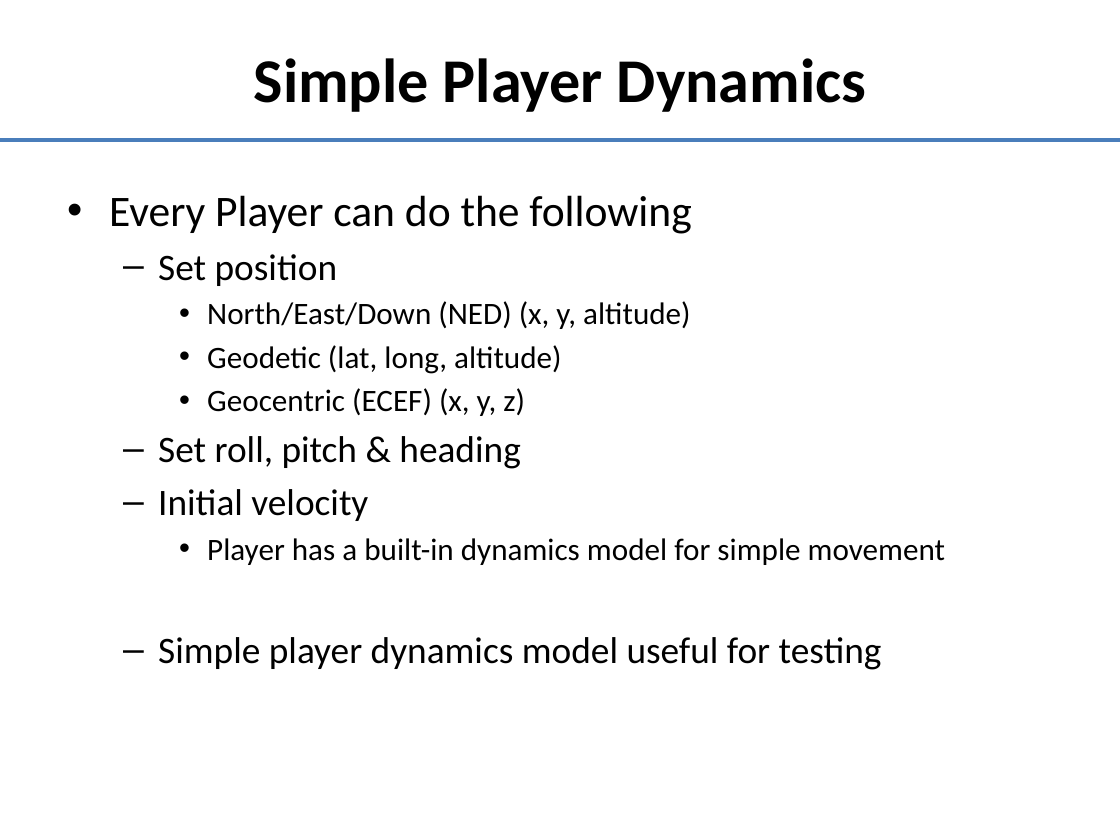
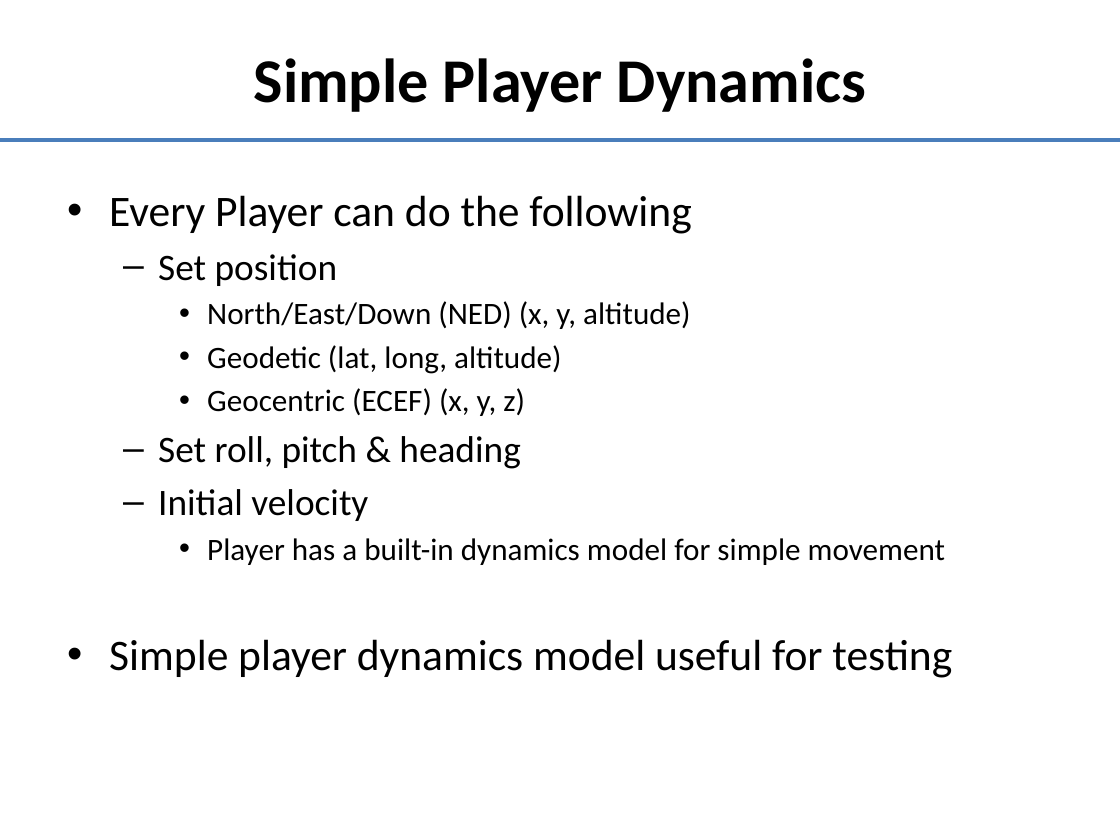
Before and after one commit to doughodson/OpenEaagles, a slide deck: slide 5 of doc/umlDiagrams/player-control-logic.pptx. Drawn at 1120x840 pixels with LibreOffice and Linux fonts; fonts in the diff are those of the drawing. Boxes give left, top, right and bottom in pixels: in the first picture for what was removed or moved away, otherwise in the second. Text is boxed around its words. In the diff, an @@ line names an element or a change of style, - is before the commit and + after.

```diff
--- a/doc/umlDiagrams/player-control-logic.pptx
+++ b/doc/umlDiagrams/player-control-logic.pptx
@@ text at (109,639,952,678): size 24 to 28 pt in "Simple player dynamics model useful for testing"; bullet – to •; list level 2 to 1 in "Simple player dynamics model useful ..." @@
```
Also in this commit, not shown: 1 other slide changed.
